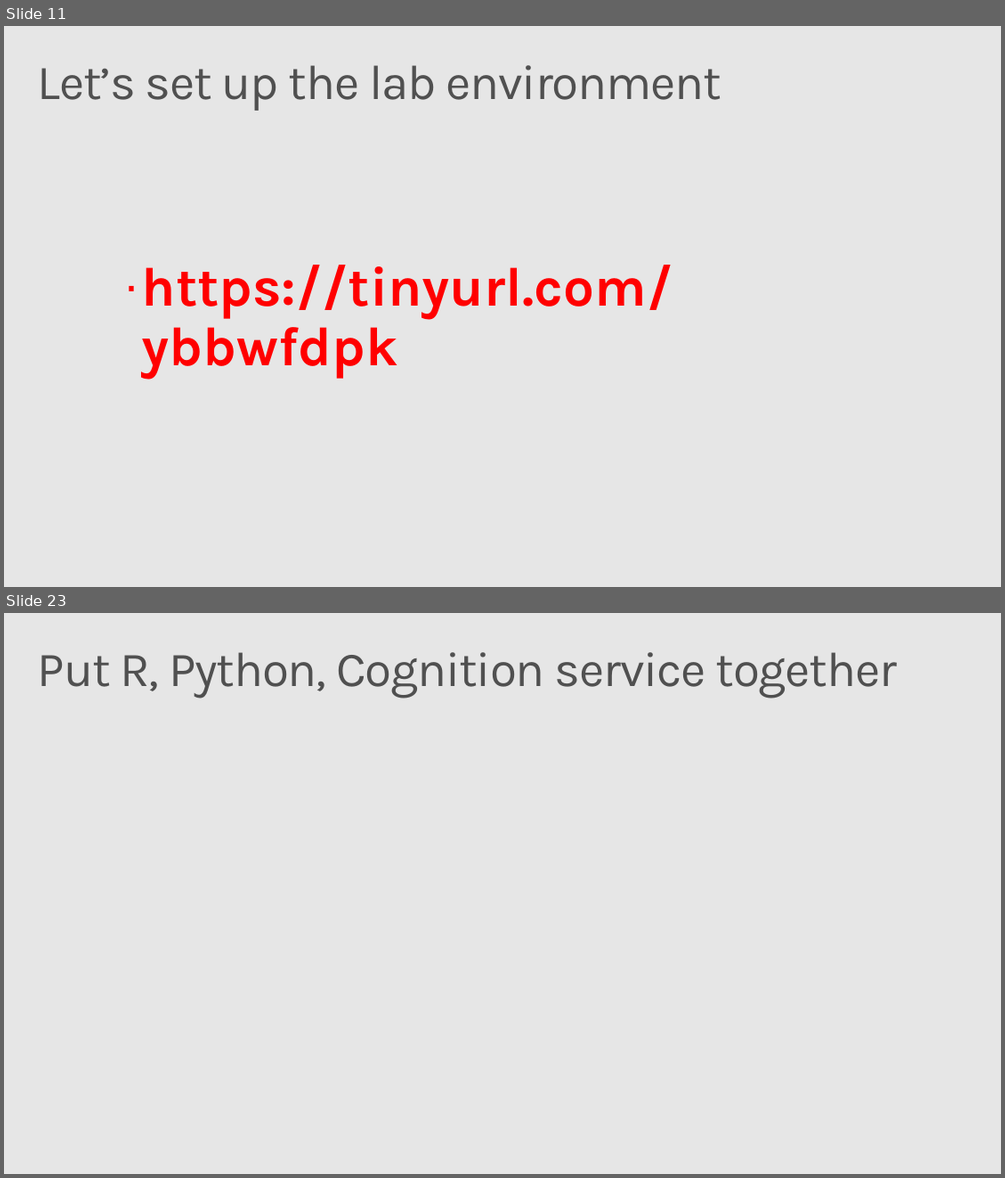
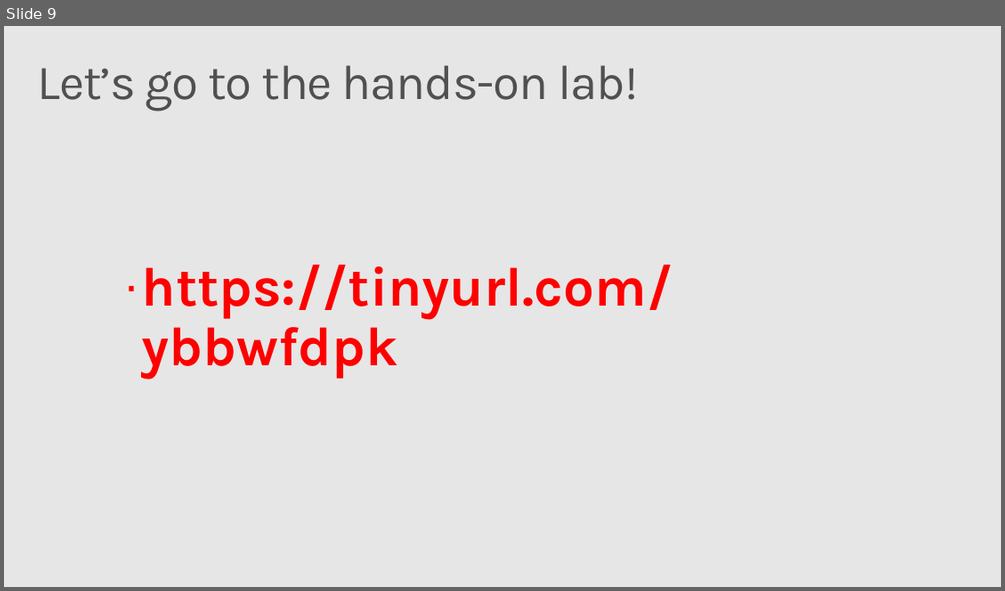
Before and after one commit to wguo123/mlads2017s, a slide deck: MLADS_2017S_159_v7.pptx. Shown one above the other, each under a label of ours: slides 11 and 23 before the commit, slide 9 after it; the slides between them are not shown. The pictures are 1005x1178 and 1005x591 pixels, drawn with LibreOffice and Linux fonts; fonts in the diff are those of the drawing; background and template pictures are left out. Boxes give left, top, right and bottom in pixels: in the first picture for what was removed or moved away, otherwise in the second. Text is boxed around its words. In the diff, an @@ line names an element or a change of style, - is before the commit and + after.

```diff
--- a/MLADS_2017S_159_v7.pptx
+++ b/MLADS_2017S_159_v7.pptx
@@ slide 23 removed at (4, 613, 1001, 1174), background #E6E6E6 @@
@@ title removed at (38, 652, 897, 698) @@
-Put R, Python, Cognition service together
@@ what was slide 11 is now slide 9 @@
@@ slide 9 changed as well @@
@@ title at (38, 65, 638, 111): text changed @@
-Let’s set up the lab environment
+Let’s go to the hands-on lab!
```
Also in this commit, not shown: 3 other slides changed, 13 other slides removed, 4 other files.
